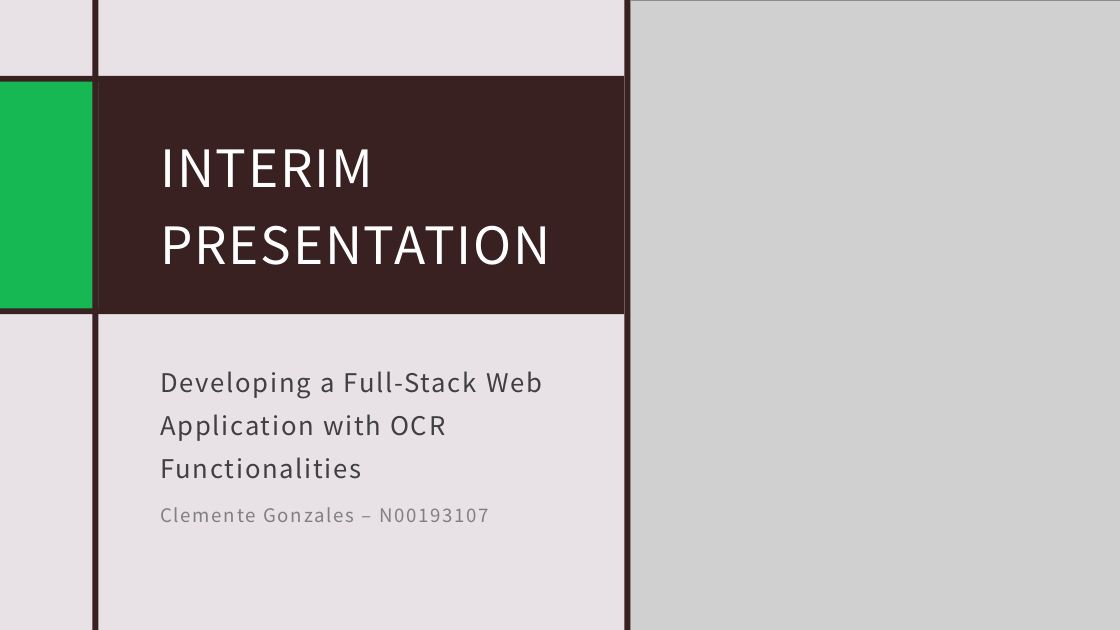
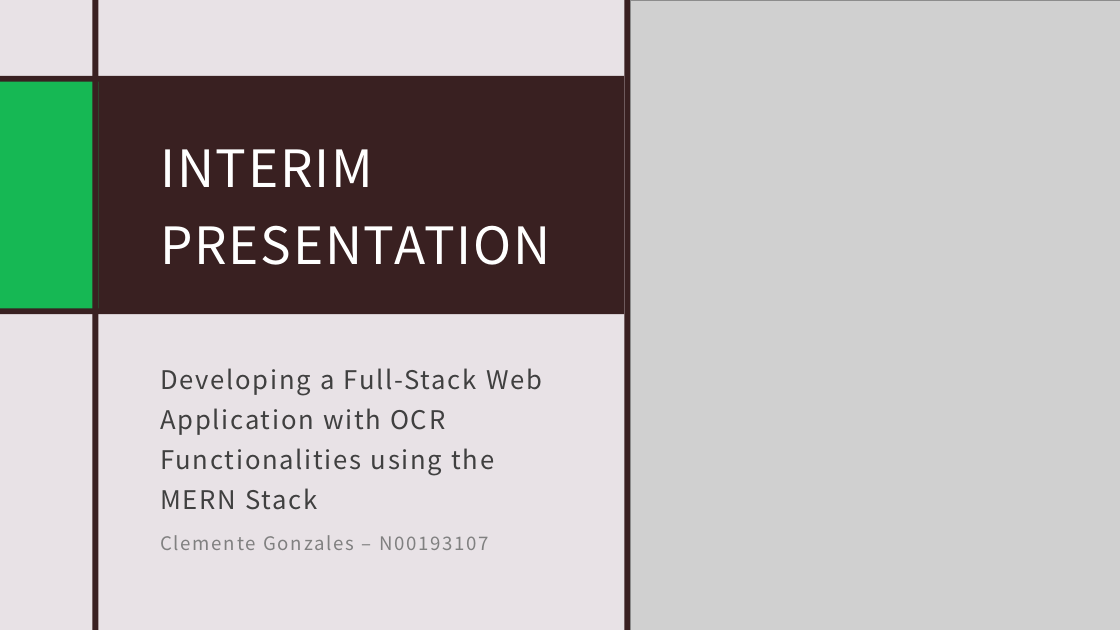
Before and after one commit to IADT-projects/y4-project-CjayGonzales, a slide deck: slide 1 of Docs/Interim Presentation.pptx. Drawn at 1120x630 pixels with LibreOffice and Linux fonts; fonts in the diff are those of the drawing; grey boxes stand for pictures. Boxes give left, top, right and bottom in pixels: in the first picture for what was removed or moved away, otherwise in the second. Text is boxed around its words. In the diff, an @@ line names an element or a change of style, - is before the commit and + after.

Commit message:
added more content to interim presentation

```diff
--- a/Docs/Interim Presentation.pptx
+++ b/Docs/Interim Presentation.pptx
@@ subtitle at bbox=[160, 368, 542, 510]: text changed @@
-Developing a Full-Stack Web Application with OCR Functionalities
+Developing a Full-Stack Web Application with OCR Functionalities using the MERN Stack
@@ subtitle at bbox=[160, 535, 489, 550]: line spacing 1.4 to 1.3 @@
```
Also in this commit, not shown: 3 other slides changed, 2 slides added.
